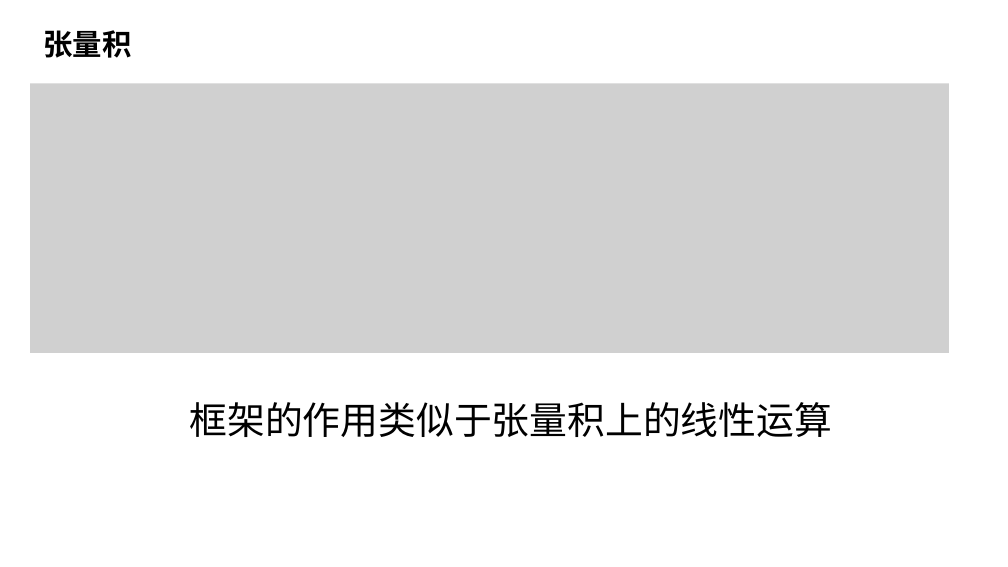
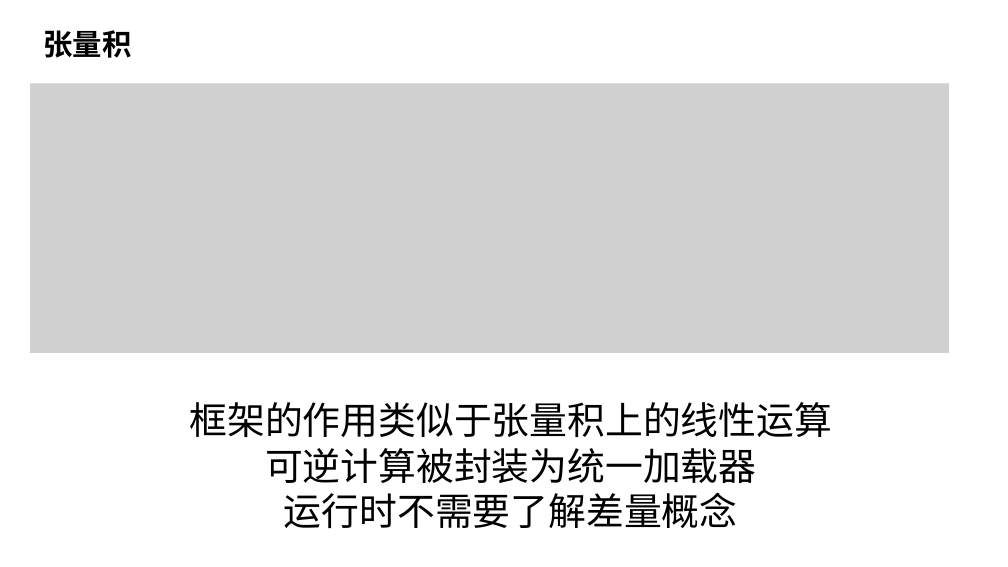
Before and after one commit to nop-platform/nop-entropy-docs, a slide deck: slide 21 of src/ppt/theory-of-reversible-computation.pptx. Drawn at 1008x567 pixels with LibreOffice and Linux fonts; fonts in the diff are those of the drawing; grey boxes stand for pictures. Boxes give left, top, right and bottom in pixels: in the first picture for what was removed or moved away, otherwise in the second. Text is boxed around its words. In the diff, an @@ line names an element or a change of style, - is before the commit and + after.

```diff
--- a/src/ppt/theory-of-reversible-computation.pptx
+++ b/src/ppt/theory-of-reversible-computation.pptx
@@ text at (265, 448, 756, 528): paragraphs added @@
+可逆计算被封装为统一加载器
+运行时不需要了解差量概念
```
Also in this commit, not shown: 1 other slide changed, 1 other file.
